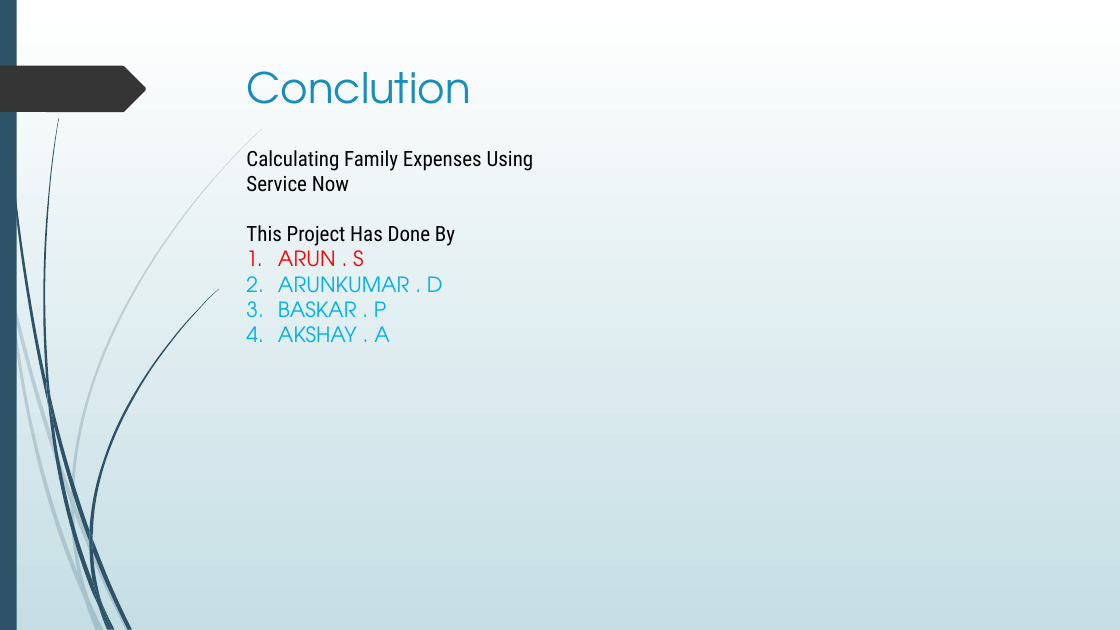
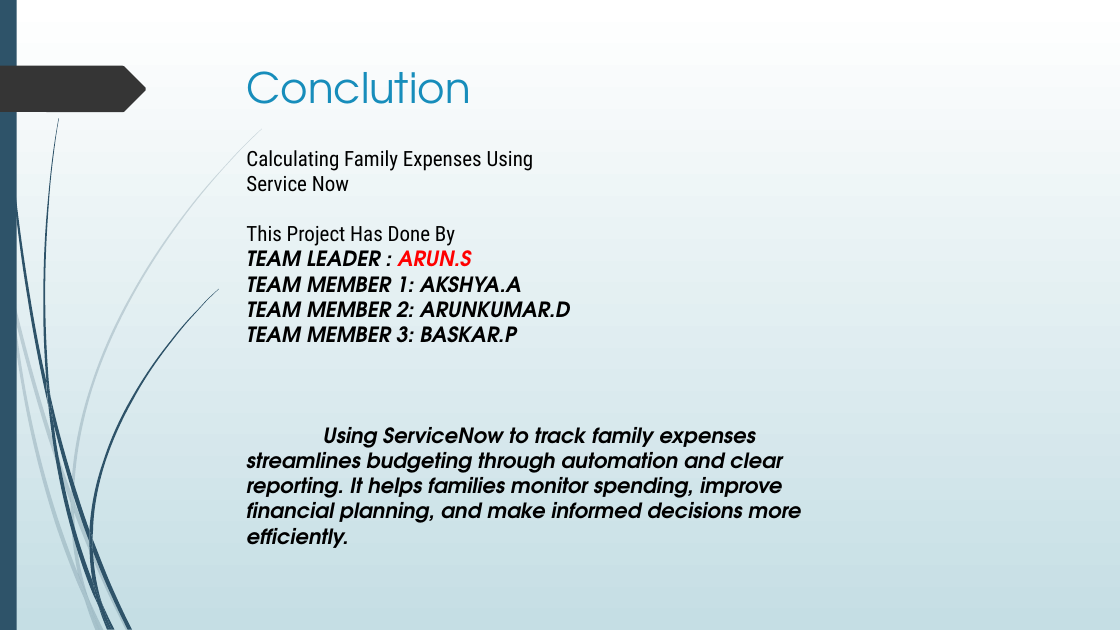
Before and after one commit to Arun-1-4-3/Calculating-Family-Expenses-Using-ServiceNow, a slide deck: slide 11 of Calculating Family Expenses Using Service Now.pptx (slide 10 before the commit). Drawn at 1120x630 pixels with LibreOffice and Linux fonts; fonts in the diff are those of the drawing. Boxes give left, top, right and bottom in pixels: in the first picture for what was removed or moved away, otherwise in the second. Text is boxed around its words. In the diff, an @@ line names an element or a change of style, - is before the commit and + after.

```diff
--- a/Calculating Family Expenses Using Service Now.pptx
+++ b/Calculating Family Expenses Using Service Now.pptx
@@ text added at [246,243,801,548], 18 pt, text #000000, bold, italic @@
+TEAM LEADER : ARUN.S
+TEAM MEMBER 1: AKSHYA.A
+TEAM MEMBER 2: ARUNKUMAR.D
+TEAM MEMBER 3: BASKAR.P
+Using ServiceNow to track family expenses streamlines budgeting through automation and clear reporting. It helps families monitor spending, improve financial planning, and make informed decisions more efficiently.
@@ text removed at [278,244,443,343] @@
-1. ARUN . S
-2. ARUNKUMAR . D
-3. BASKAR . P
-4. AKSHAY . A
```
Also in this commit, not shown: 9 other slides changed, 1 slide added.
